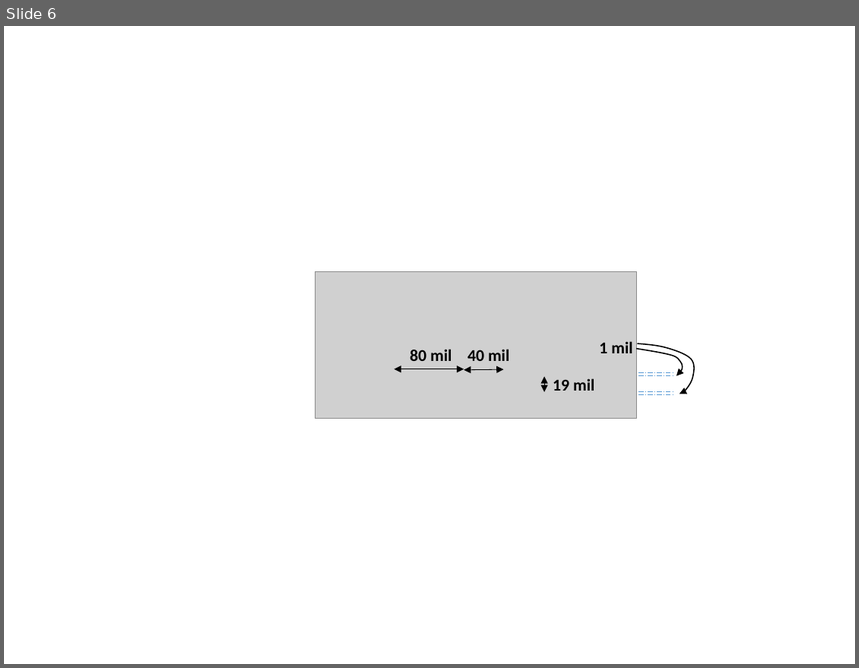
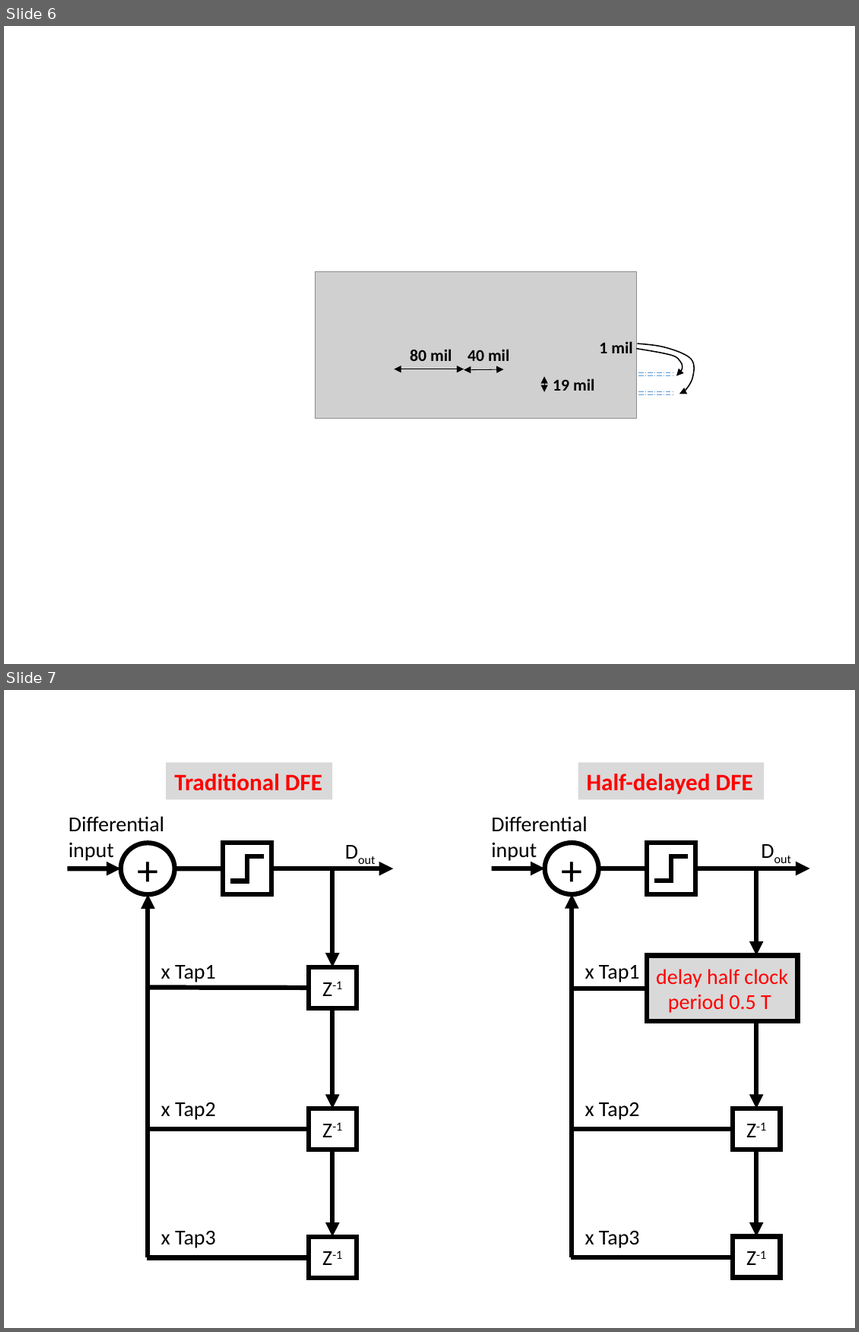
Before and after one commit to cpcqrt/ece546_hssl, a slide deck: latex_report/Design Picture.pptx. Shown one above the other, each under a label of ours: slide 6 before the commit, slides 6 and 7 after it. The pictures are 859x668 and 859x1332 pixels, drawn with LibreOffice and Linux fonts; fonts in the diff are those of the drawing; grey boxes stand for pictures. Boxes give left, top, right and bottom in pixels: in the first picture for what was removed or moved away, otherwise in the second. Text is boxed around its words. In the diff, an @@ line names an element or a change of style, - is before the commit and + after.

Commit message:
Add the half-delayed DFE schematic

```diff
--- a/latex_report/Design Picture.pptx
+++ b/latex_report/Design Picture.pptx
@@ slide 7 added at bbox=[4, 690, 855, 1328], background #FFFFFF @@
@@ rectangle added at bbox=[166, 762, 332, 799], fill #D9D9D9, 20 pt, text #FF0000, bold @@
+Traditional DFE
@@ rectangle added at bbox=[579, 762, 764, 799], fill #D9D9D9, 20 pt, text #FF0000, bold @@
+Half-delayed DFE
@@ group added at bbox=[491, 816, 810, 1277]: 6 arrows, 5 texts, 4 rectangles, 4 lines, 1 ellipse, 1 elbow line @@
+delay half clock period 0.5 T
++
+x Tap1
+Z-1
+x Tap2
+Z-1
+x Tap3
+Dout
+Differential
+input
@@ group added at bbox=[67, 816, 393, 1278]: 6 arrows, 5 texts, 4 rectangles, 4 lines, 1 ellipse, 1 elbow line @@
++
+x Tap1
+Z-1
+x Tap2
+Z-1
+x Tap3
+Dout
+Differential
+input
+Z-1
```
Also in this commit, not shown: 1 other file.
